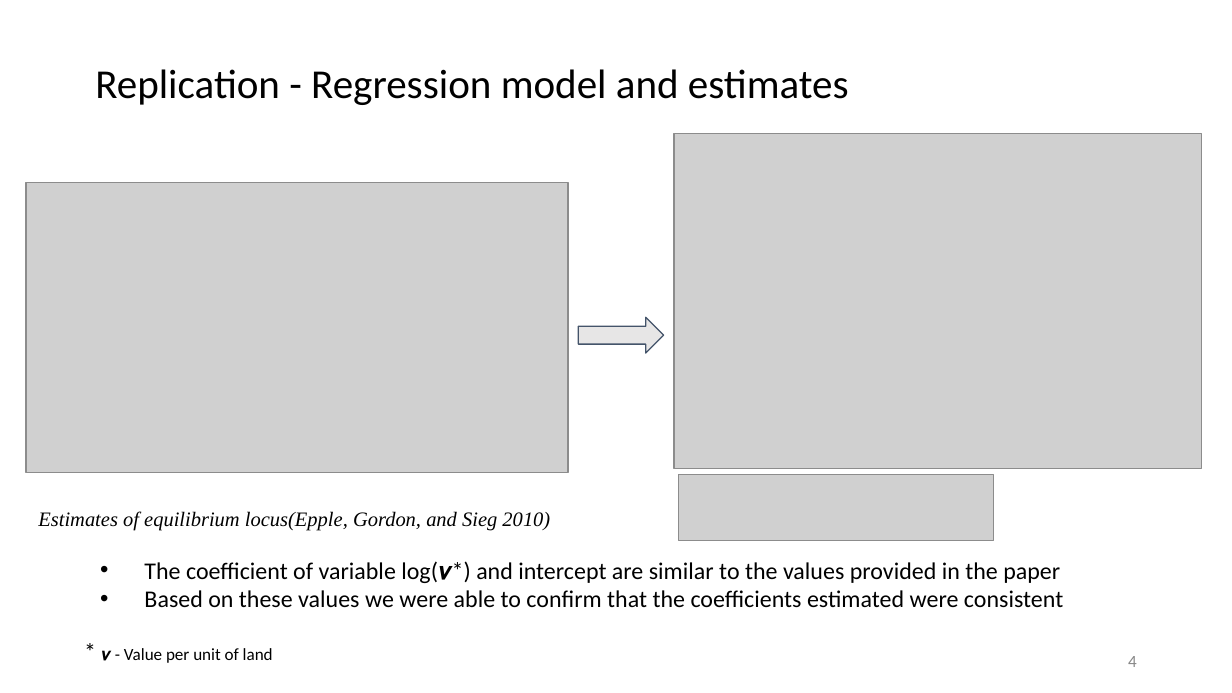
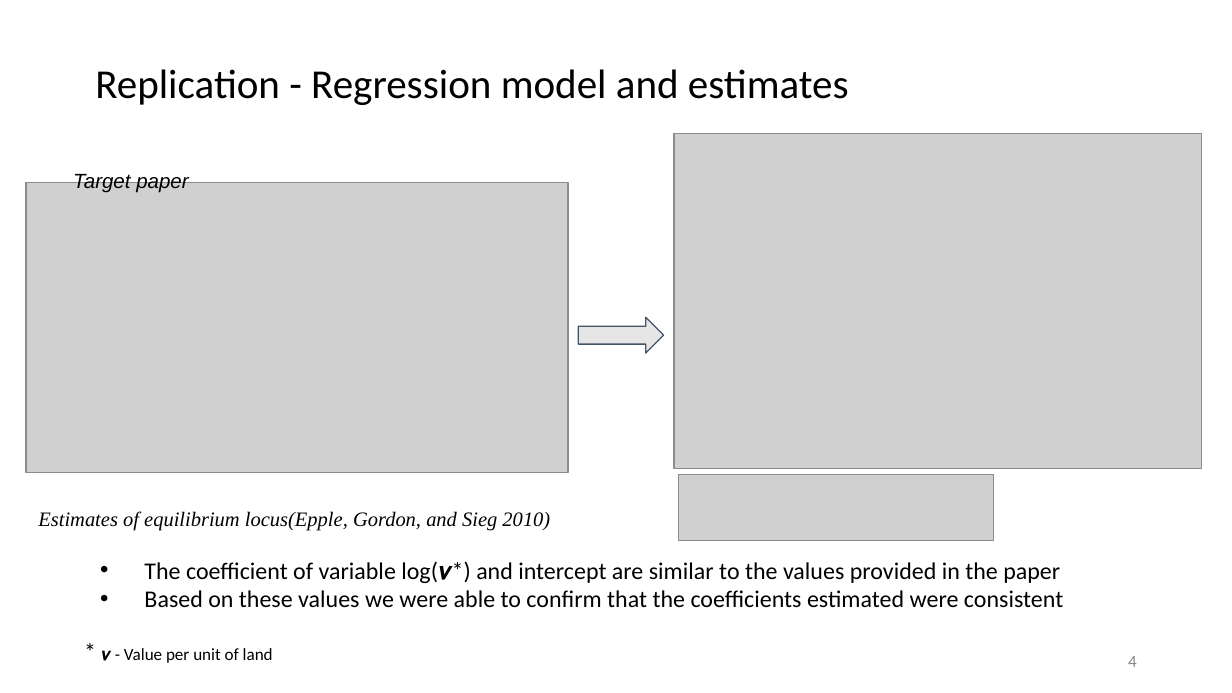
Before and after one commit to rathodmansi/Replication-Study-Housing-Production-Function, a slide deck: slide 4 of Analysis/Replication project - Final presentation.pptx. Drawn at 1232x693 pixels with LibreOffice and Linux fonts; fonts in the diff are those of the drawing; grey boxes stand for pictures. Boxes give left, top, right and bottom in pixels: in the first picture for what was removed or moved away, otherwise in the second. Text is boxed around its words. In the diff, an @@ line names an element or a change of style, - is before the commit and + after.

```diff
--- a/Analysis/Replication project - Final presentation.pptx
+++ b/Analysis/Replication project - Final presentation.pptx
@@ text added at box(73, 172, 188, 193), 12 pt, text #000000, italic @@
+Target paper
```
Also in this commit, not shown: 3 other slides changed, 1 other file.
